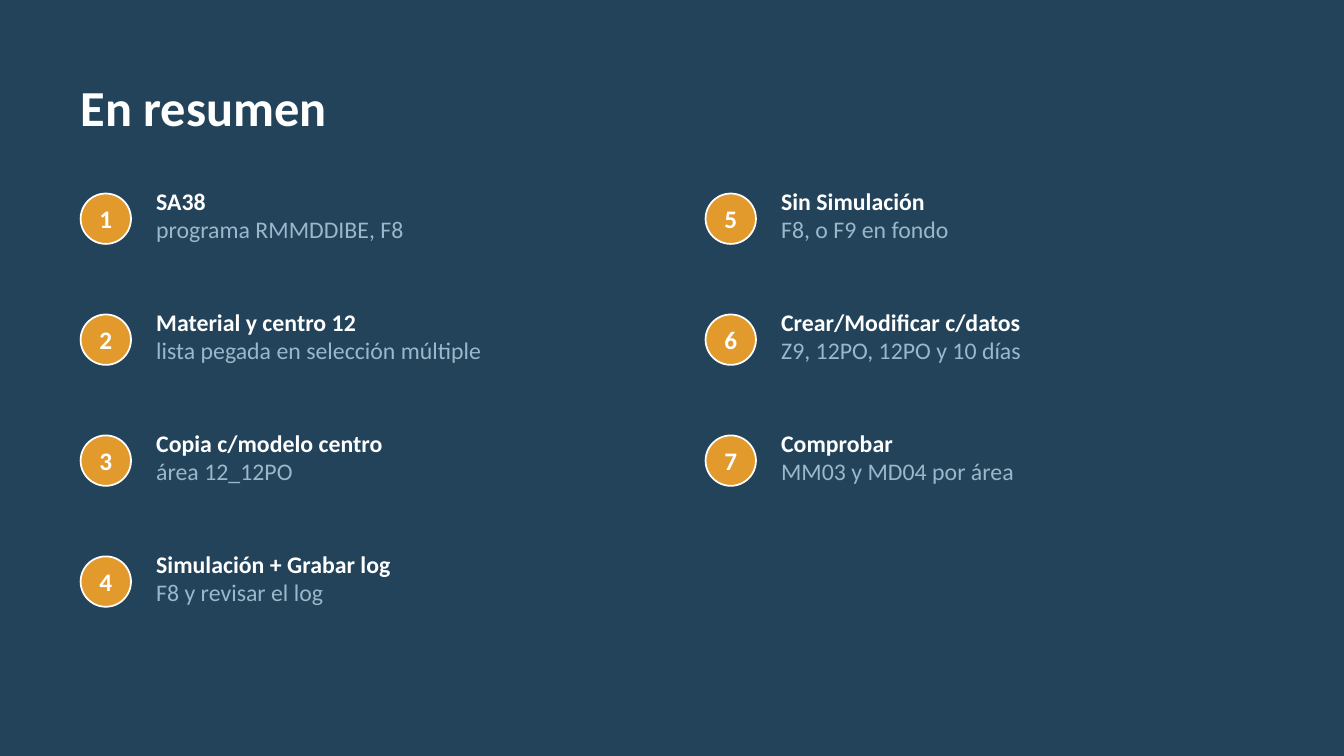
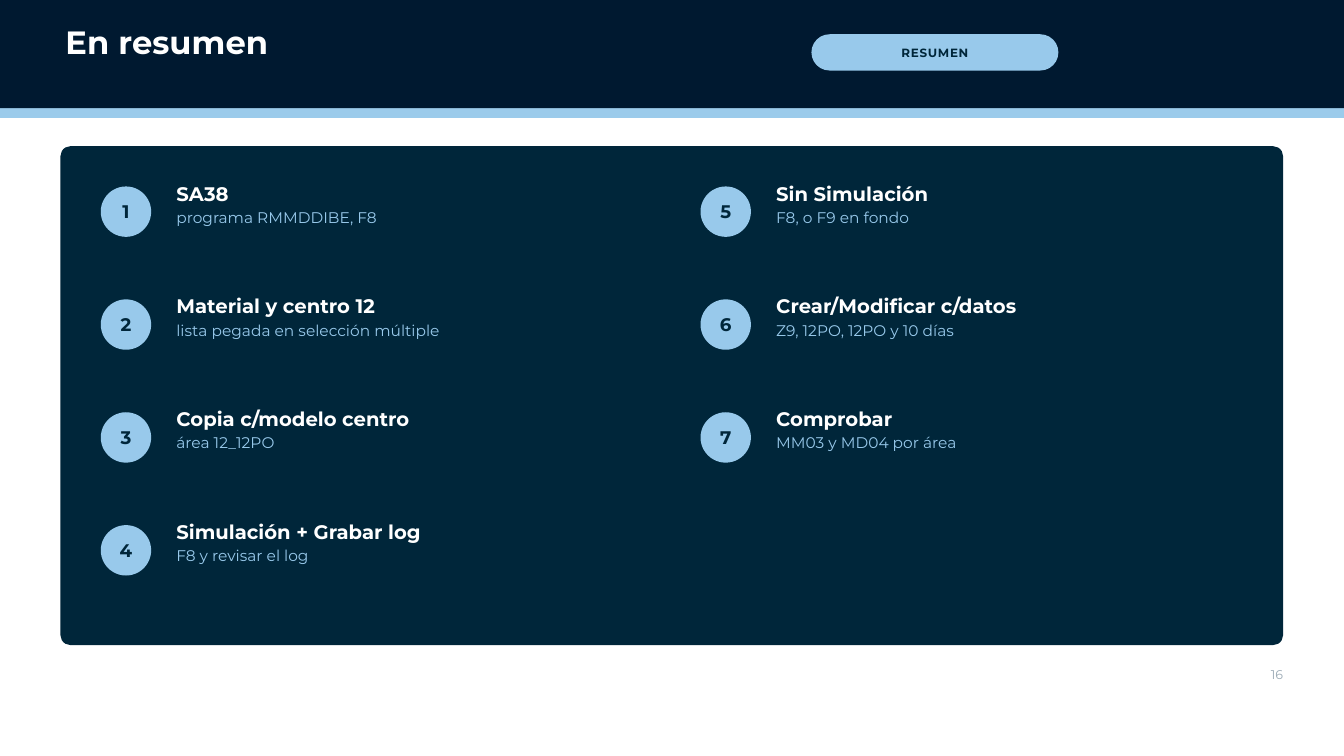
Before and after one commit to Enrique24799/PERSEIDA, a slide deck: slide 16 of manuales/Manual_RMMDDIBE_areas_planificacion.pptx (slide 15 before the commit). Drawn at 1344x756 pixels with LibreOffice and Linux fonts; fonts in the diff are those of the drawing; background and template pictures are left out. Boxes give left, top, right and bottom in pixels: in the first picture for what was removed or moved away, otherwise in the second. Text is boxed around its words. In the diff, an @@ line names an element or a change of style, - is before the commit and + after.

```diff
--- a/manuales/Manual_RMMDDIBE_areas_planificacion.pptx
+++ b/manuales/Manual_RMMDDIBE_areas_planificacion.pptx
@@ background #23435A to #FFFFFF @@
@@ rectangle added at [0,0,1344,108], fill #001930 @@
@@ title "En resumen": place and size @@
-title "En resumen" at [81,93,327,127]
+title "En resumen" at [65,31,268,55]
@@ title "En resumen" at [65,31,268,55]: size 36 to 23 pt, font Calibri to Montserrat; vertical alignment middle to top @@
@@ rounded rectangle added at [812,34,1059,71], fill #98C9EB, 8.5 pt, text #00263A, bold @@
+RESUMEN
@@ rectangle added at [0,100,1344,118], fill #9BCBEB @@
@@ rounded rectangle added at [60,146,1284,645], fill #00263A @@
@@ ellipse "1": place and size @@
-ellipse "1" at [81,194,131,244]
+ellipse "1" at [101,187,151,237]
@@ text "SA38": place and size @@
-text "SA38" at [156,193,403,242]
+text "SA38" at [176,187,376,226]
@@ text "SA38" at [176,187,376,226]: size 17 to 14 pt in "SA38"; font Calibri to Montserrat; size 17 to 11 pt, text colour #9BB7CB to #98C9EB in "programa RMMDDIBE, F8"; more space between paragraphs @@
@@ ellipse "5": place and size @@
-ellipse "5" at [706,194,756,244]
+ellipse "5" at [701,187,751,237]
@@ text "Sin Simulación" at [776,185,928,225]: size 17 to 14 pt in "Sin Simulación"; font Calibri to Montserrat; size 17 to 11 pt, text colour #9BB7CB to #98C9EB in "F8, o F9 en fondo"; more space between paragraphs @@
@@ ellipse "2": place and size @@
-ellipse "2" at [81,315,131,365]
+ellipse "2" at [101,299,151,350]
@@ text "Material y centro 12": place and size @@
-text "Material y centro 12" at [156,314,481,363]
+text "Material y centro 12" at [176,297,439,339]
@@ text "Material y centro 12" at [176,297,439,339]: size 17 to 14 pt in "Material y centro 12"; font Calibri to Montserrat; size 17 to 11 pt, text colour #9BB7CB to #98C9EB in "lista pegada en selección múltiple"; more space between paragraphs @@
@@ ellipse "6": place and size @@
-ellipse "6" at [706,315,756,365]
+ellipse "6" at [701,299,751,350]
@@ text "Crear/Modificar c/datos": place and size @@
-text "Crear/Modificar c/datos" at [781,314,1021,363]
+text "Crear/Modificar c/datos" at [776,296,1016,339]
@@ text "Crear/Modificar c/datos" at [776,296,1016,339]: size 17 to 14 pt in "Crear/Modificar c/datos"; font Calibri to Montserrat; size 17 to 11 pt, text colour #9BB7CB to #98C9EB in "Z9, 12PO, 12PO y 10 días"; more space between paragraphs @@
@@ ellipse "3": place and size @@
-ellipse "3" at [81,436,131,486]
+ellipse "3" at [101,412,151,463]
@@ text "Copia c/modelo centro": place and size @@
-text "Copia c/modelo centro" at [156,435,383,483]
+text "Copia c/modelo centro" at [176,409,409,449]
@@ text "Copia c/modelo centro" at [176,409,409,449]: size 17 to 14 pt in "Copia c/modelo centro"; font Calibri to Montserrat; size 17 to 11 pt, text colour #9BB7CB to #98C9EB in "área 12_12PO"; more space between paragraphs @@
@@ ellipse "7": place and size @@
-ellipse "7" at [706,436,756,486]
+ellipse "7" at [701,412,751,463]
@@ text "Comprobar": place and size @@
-text "Comprobar" at [781,435,1014,484]
+text "Comprobar" at [776,411,956,451]
@@ text "Comprobar" at [776,411,956,451]: size 17 to 14 pt in "Comprobar"; font Calibri to Montserrat; size 17 to 11 pt, text colour #9BB7CB to #98C9EB in "MM03 y MD04 por área"; more space between paragraphs @@
@@ size 18 to 13 pt, font Calibri to Montserrat, text colour #FFFFFF to #00263A; fill #E39A2D to #98C9EB; outline #FFFFFF 1.25 pt to none in 7 elements at [701,187,751,237], [701,299,751,350], [101,187,151,237], [701,412,751,463], [101,299,151,350], [101,412,151,463], [101,525,151,576] @@
@@ ellipse "4": place and size @@
-ellipse "4" at [81,557,131,607]
+ellipse "4" at [101,525,151,576]
@@ text "Simulación + Grabar log": place and size @@
-text "Simulación + Grabar log" at [156,556,390,605]
+text "Simulación + Grabar log" at [176,523,420,564]
@@ text "Simulación + Grabar log" at [176,523,420,564]: size 17 to 14 pt in "Simulación + Grabar log"; font Calibri to Montserrat; size 17 to 11 pt, text colour #9BB7CB to #98C9EB in "F8 y revisar el log"; more space between paragraphs @@
@@ page number added at [1271,670,1283,679], 9 pt, text #9AA9B4 @@
+16
```
Also in this commit, not shown: 13 other slides changed, 2 slides added, 1 slide removed, 2 other files.
